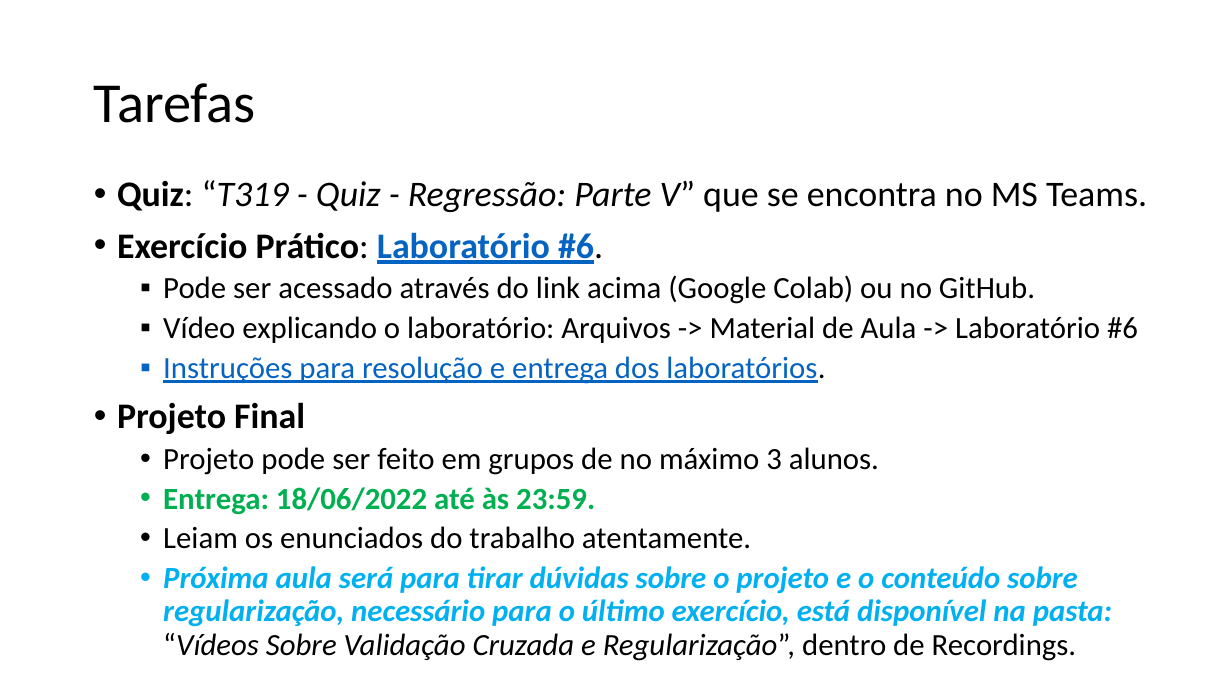
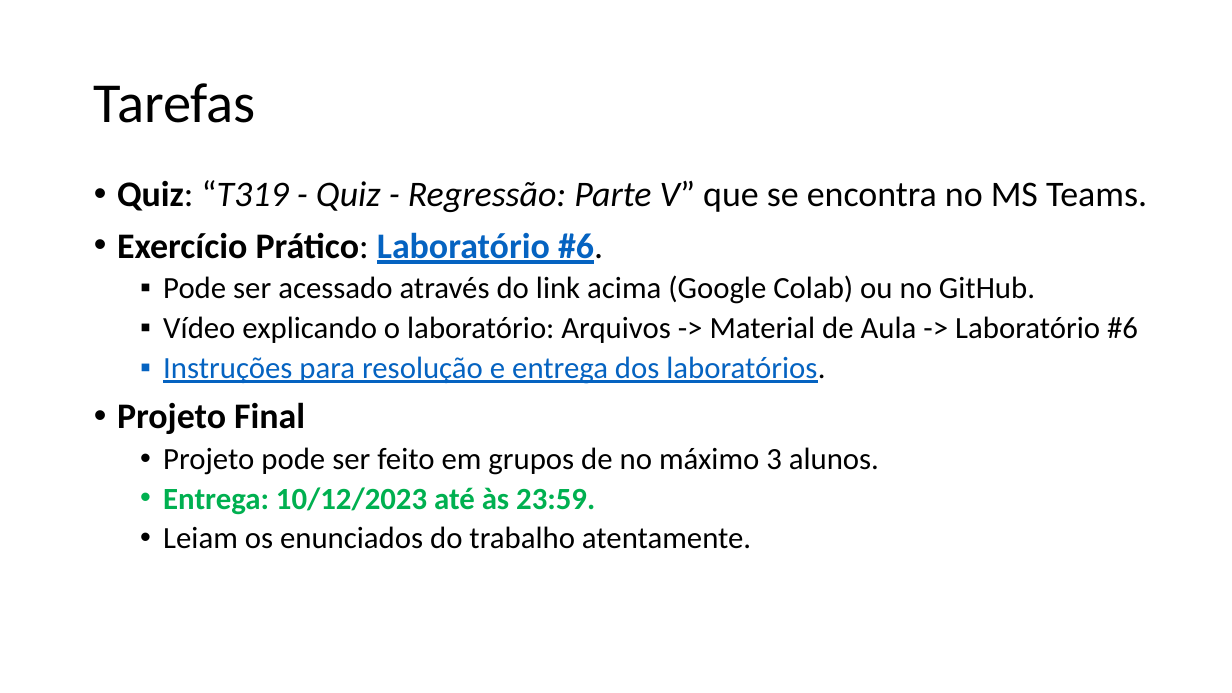
Before and after one commit to zz4fap/t319_aprendizado_de_maquina, a slide deck: slide 13 of slides/T319_Regressão_Linear (Parte V).pptx. Drawn at 1232x693 pixels with LibreOffice and Linux fonts; fonts in the diff are those of the drawing. Boxes give left, top, right and bottom in pixels: in the first picture for what was removed or moved away, otherwise in the second. Text is boxed around its words. In the diff, an @@ line names an element or a change of style, - is before the commit and + after.

Commit message:
update of slides

```diff
--- a/slides/T319_Regressão_Linear (Parte V).pptx
+++ b/slides/T319_Regressão_Linear (Parte V).pptx
@@ text at [163,487,595,515]: text changed @@
-  • Entrega: 18/06/2022 até às 23:59.
+  • Entrega: 10/12/2023 até às 23:59.
@@ text at [163,566,1112,661]: paragraph removed @@
-  • Próxima aula será para tirar dúvidas sobre o projeto e o conteúdo sobre regularização, necessário para o último exercício, está disponível na pasta: “Vídeos Sobre Validação Cruzada e Regularização”, dentro de Recordings.
```
Also in this commit, not shown: 3 other files.
